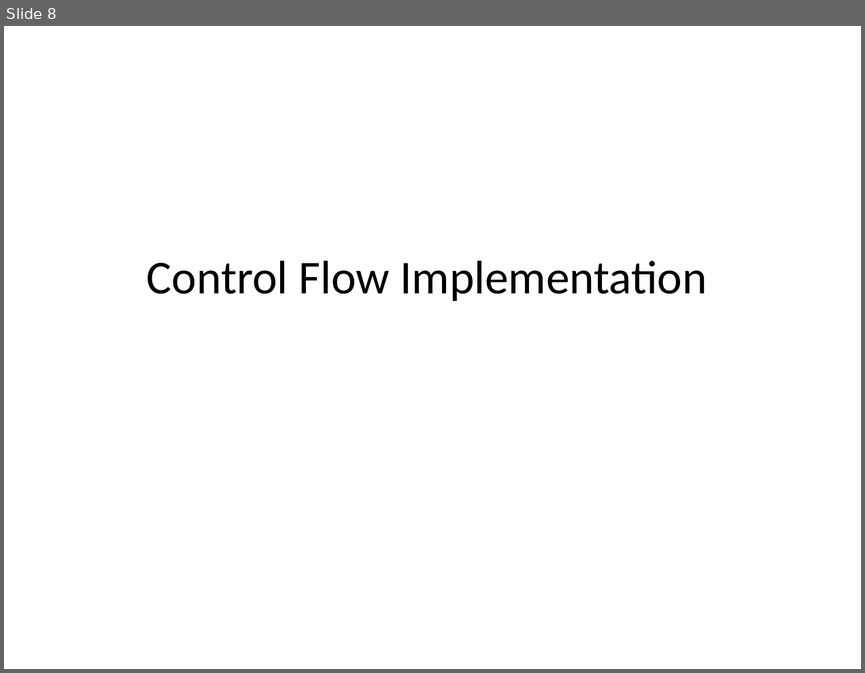
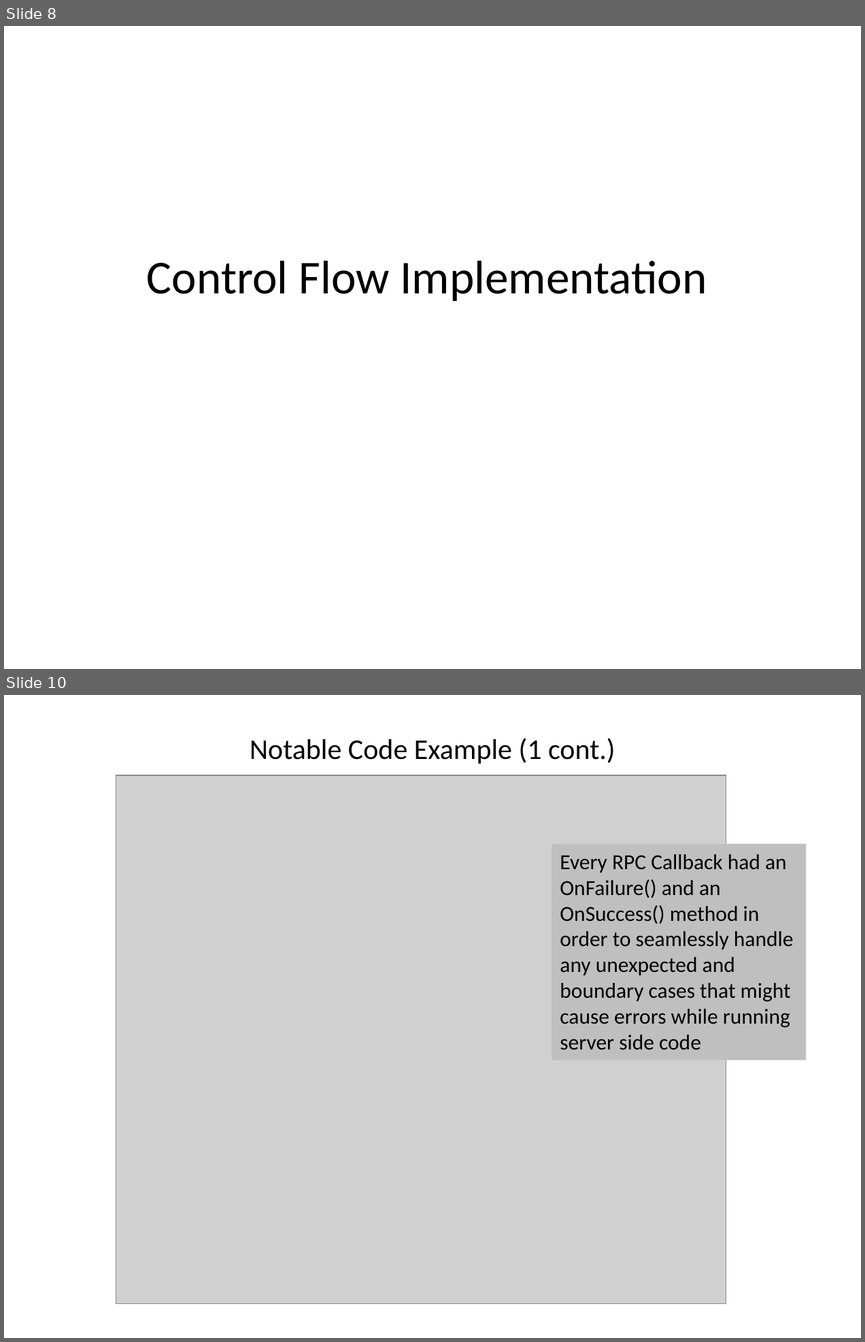
Before and after one commit to AtulanZaman/HealthyEatingApp, a slide deck: Documents/Assign#3/Presentation.pptx. Shown one above the other, each under a label of ours: slide 8 before the commit, slides 8 and 10 after it; the slides between them are not shown. The pictures are 865x673 and 865x1342 pixels, drawn with LibreOffice and Linux fonts; fonts in the diff are those of the drawing; grey boxes stand for pictures. Boxes give left, top, right and bottom in pixels: in the first picture for what was removed or moved away, otherwise in the second. Text is boxed around its words. In the diff, an @@ line names an element or a change of style, - is before the commit and + after.

```diff
--- a/Documents/Assign#3/Presentation.pptx
+++ b/Documents/Assign#3/Presentation.pptx
@@ slide 10 added at box(4, 695, 861, 1338), background #FFFFFF @@
@@ title added at box(249, 738, 615, 764), 24 pt, text #000000 @@
+Notable Code Example (1 cont.)
@@ picture added at box(116, 775, 726, 1304) @@
@@ rectangle added at box(551, 844, 806, 1060), fill #BFBFBF, 18 pt, text #000000 @@
+Every RPC Callback had an OnFailure() and an OnSuccess() method in order to seamlessly handle any unexpected and boundary cases that might cause errors while running server side code
```
Also in this commit, not shown: 4 other slides added, 5 other files.
